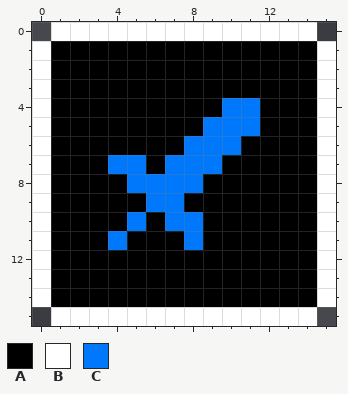
Pixel-art sprite: CSCCDC-pk3/sprites/ZenTrainer/ZTDBA0.png. That is the earlier state.
The file is 16x16 pixels.
Palette (. is transparent): A #000000  B #ffffff  C #0078fc
Pixels before, first column x 0:
 0 .BBBBBBBBBBBBBB.
 1 BAAAAAAAAAAAAAAB
 2 BAAAAAAAAAAAAAAB
 3 BAAAAAAAAAAAAAAB
 4 BAAAAAAAAACCAAAB
 5 BAAAAAAAACCCAAAB
 6 BAAAAAAACCCAAAAB
 7 BAAACCACCCAAAAAB
 8 BAAAACCCCAAAAAAB
 9 BAAAAACCAAAAAAAB
10 BAAAACACCAAAAAAB
11 BAAACAAACAAAAAAB
12 BAAAAAAAAAAAAAAB
13 BAAAAAAAAAAAAAAB
14 BAAAAAAAAAAAAAAB
15 .BBBBBBBBBBBBBB.
And afterwards:
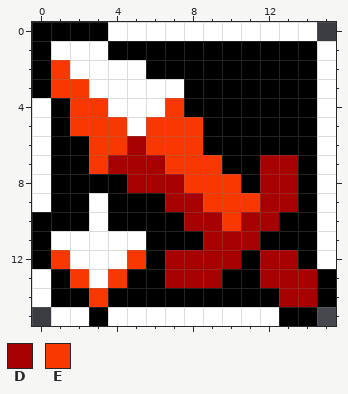
Colours new in this view: D #a70000  E #f83800
Diff:
{"y":0,"x":0,"old":".BBB","new":"AAAA"}
{"y":1,"x":0,"old":"BAAA","new":"ABBB"}
{"y":2,"x":0,"old":"BAAAAA","new":"AEBBBB"}
{"y":3,"x":0,"old":"BAAAAAAA","new":"AEEBBBBB"}
{"y":4,"x":2,"old":"AAAAAA","new":"EEBBBE"}
{"y":4,"x":10,"old":"CC","new":"AA"}
{"y":5,"x":2,"old":"AAAAAAACCC","new":"EEEBEEEAAA"}
{"y":6,"x":3,"old":"AAAAACCC","new":"EEDEEEAA"}
{"y":7,"x":3,"old":"ACCACCC","new":"EDDDEEE"}
{"y":7,"x":12,"old":"AA","new":"DD"}
{"y":8,"x":5,"old":"CCCCAA","new":"DDDEEE"}
{"y":8,"x":12,"old":"AA","new":"DD"}
{"y":9,"x":3,"old":"A","new":"B"}
{"y":9,"x":6,"old":"CCAAAAAA","new":"ADDEEEDD"}
{"y":10,"x":0,"old":"B","new":"A"}
{"y":10,"x":3,"old":"A","new":"B"}
{"y":10,"x":5,"old":"C","new":"A"}
{"y":10,"x":7,"old":"CCAAAA","new":"ADDEDD"}
{"y":11,"x":0,"old":"BAAACA","new":"ABBBBB"}
{"y":11,"x":8,"old":"CAAA","new":"ADDD"}
{"y":12,"x":0,"old":"BAAAAA","new":"AEBBBE"}
{"y":12,"x":7,"old":"AAAA","new":"DDDD"}
{"y":12,"x":12,"old":"AA","new":"DD"}
{"y":13,"x":2,"old":"AAA","new":"EBE"}
{"y":13,"x":7,"old":"AAA","new":"DDD"}
{"y":13,"x":12,"old":"AAAB","new":"DDDA"}
{"y":14,"x":3,"old":"A","new":"E"}
{"y":14,"x":13,"old":"AAB","new":"DDA"}
{"y":15,"x":3,"old":"B","new":"A"}
{"y":15,"x":13,"old":"BB","new":"AA"}
{"label":"changed","picture_box":[32,22,336,326]}
